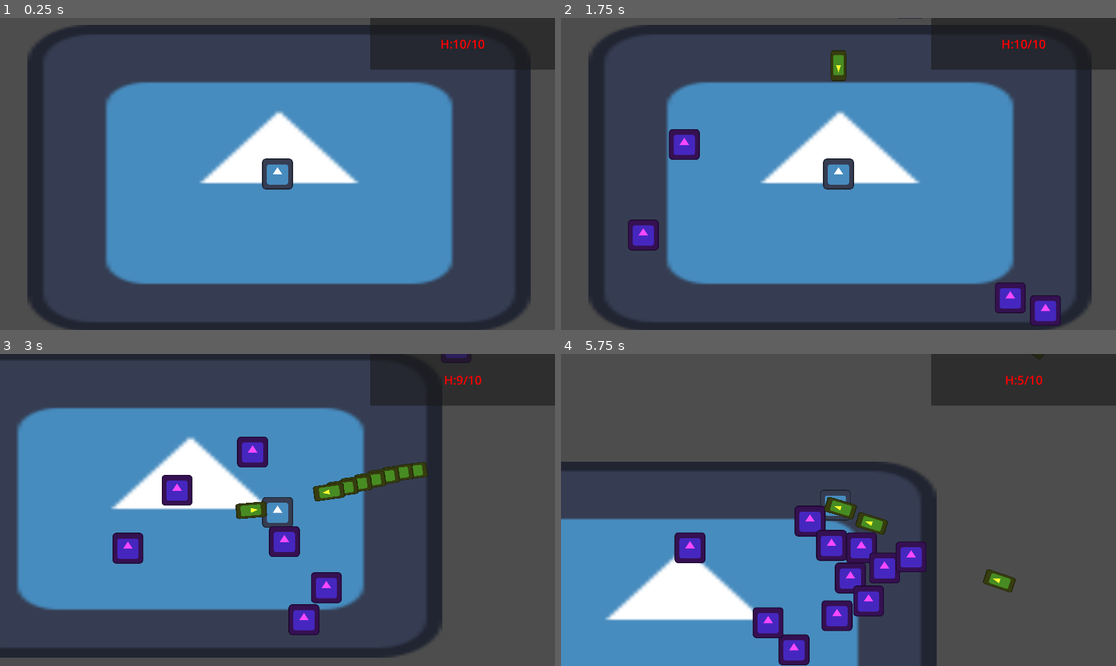
Above: before the commit, frames 1-4 (two rows, left to right).
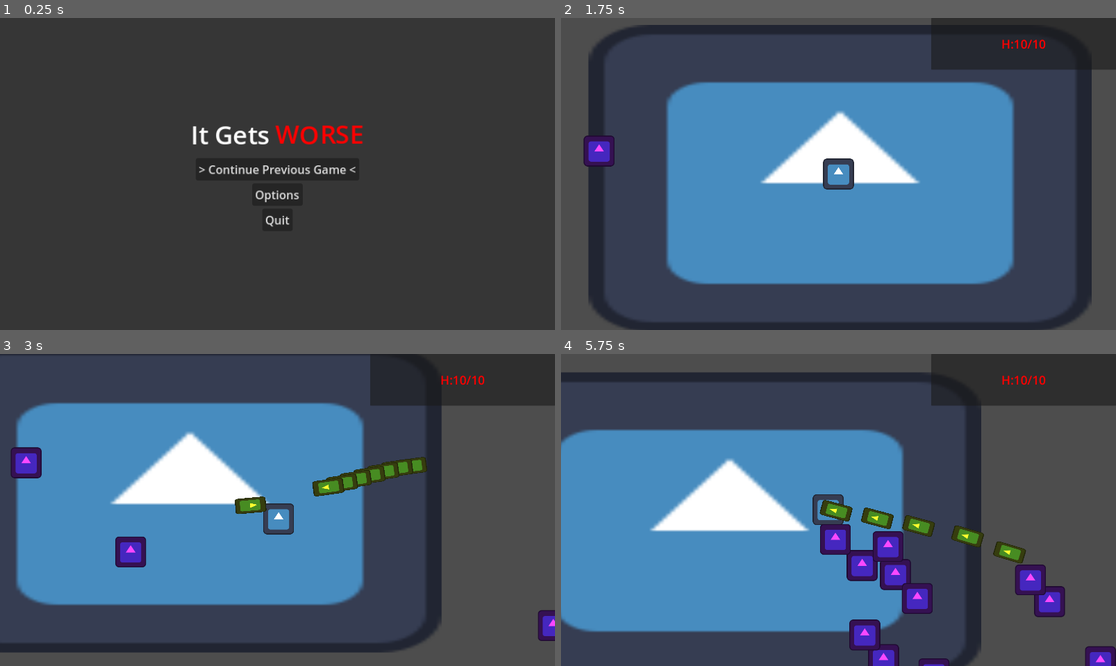
Above: after the commit, the same moments.

Repository: PixelSaver/it-gets-worse
Game: Godot game, scene res://UI/main_menu.tscn
Two runs of this game, one before a commit and one after it. Both use one fixed random seed, a clock stepped at 60 frames per second and the inputs below. Before the commit the project starts from res://Scenes/main.tscn. The engine's default icon, where the game draws it, is replaced by a stand-in: a white triangle on a blue panel in a dark square.
Inputs (mouse positions are in pixels of both pictures, inside the frame that each line leads up to):
- Up to frame 1 (0.25 s): no input
- Up to frame 2 (1.75 s): click (838, 195) at 0.5 s, where only the run after the commit has a clickable "Options"; click (838, 167) at 1.25 s, where only the run after the commit has a clickable "> Continue Previous Game <"
- Up to frame 3 (3 s): tap Enter at 2 s; move the mouse to (399, 494) at 2.02 s; press the mouse at (399, 494) at 2.03 s; hold D (right) 2.03-2.78 s; move the mouse to (166, 525) at 2.77 s; release the mouse at (166, 525) at 2.78 s; hold S (down) from 2.78 s (still down); click (166, 525) at 2.85 s
- Up to frame 4 (5.75 s): move the mouse to (894, 441) at 3.52 s; release S (down) at 3.53 s; press the mouse at (894, 441) at 3.53 s; hold D (right) 3.53-4.28 s; move the mouse to (810, 572) at 4.27 s; release the mouse at (810, 572) at 4.28 s; hold W (up) 4.28-5.03 s; click (810, 572) at 4.35 s; move the mouse to (1005, 556) at 5.02 s; press the mouse at (1005, 556) at 5.03 s; hold A (left) from 5.03 s (still down); tap Escape (escape) at 5.65 s

The runs differ from the first frame. In frame 1, 75% of the frame differs, in the area x 8-96%, y 2-98%; in frame 2, 3.0%; in frame 3, 12%; in frame 4, 44%.
Error after the commit: Invalid assignment of property or key 'text' with value of type 'String' on a base object of type 'null instance'. (res://Scripts/ui.gd:14)

Commit message:
main menu added

Diff:
--- a/Scripts/global.gd
+++ b/Scripts/global.gd
@@ -8,3 +8,6 @@
 
 # Bullets
 var bullet_cont : BulletContainer
+
+# UI
+var ui : UI
--- a/Scripts/ui.gd
+++ b/Scripts/ui.gd
@@ -1,7 +1,14 @@
 extends CanvasLayer
 class_name UI
 
-@onready var hud_text = $Control/HUD/HBoxContainer/Panel/RichTextLabel
+@onready var hud = $Control/HUD
+@onready var hud_text = hud.get_node("$HBoxContainer/Panel/RichTextLabel")
+@onready var upgrade_panel = $Control/UpgradePanel
+var ui : UI
+
+func _ready():
+	await Global.ui
+	ui = Global.ui
 
 func _on_health_component_health_changed(new_health: float, max_health:float) -> void:
 	hud_text.text = ""
--- /dev/null
+++ b/UI/death_menu.gd
@@ -0,0 +1,48 @@
+class_name DeathMenu extends Control
+
+@export var fade_in_duration := 0.3
+@export var fade_out_duration := 0.2
+
+@onready var center_cont := $ColorRect/CenterContainer as CenterContainer
+@onready var restart_button := center_cont.get_node(^"VBoxContainer/RestartButton") as Button
+
+
+func _ready() -> void:
+	hide()
+	#start.grab_focus()
+
+
+
+func open() -> void:
+	Global.game_state = Global.Game.DIED
+	show()
+	restart_button.grab_focus()
+
+	Global.release_mouse()
+	get_tree().paused = true
+
+	modulate.a = 0.0
+	center_cont.anchor_bottom = 0.5
+	var tween := create_tween()
+	tween.tween_property(
+		self,
+		^"modulate:a",
+		1.0,
+		fade_in_duration
+	).set_trans(Tween.TRANS_LINEAR).set_ease(Tween.EASE_IN)
+	tween.parallel().tween_property(
+		center_cont,
+		^"anchor_bottom",
+		1.0,
+		fade_out_duration
+	).set_trans(Tween.TRANS_CUBIC).set_ease(Tween.EASE_OUT)
+
+func _on_restart_button_pressed() -> void:
+	Global.reset()
+	get_tree().change_scene_to_file("res://Scenes/world.tscn")
+	#close()
+
+
+func _on_quit_button_pressed() -> void:
+	if visible:
+		get_tree().quit()
--- /dev/null
+++ b/UI/main_menu.gd
@@ -0,0 +1,44 @@
+class_name MainMenu extends Control
+
+@export var fade_out_duration := 0.2
+
+@onready var center_cont := $ColorRect/CenterContainer as CenterContainer
+@onready var start := center_cont.get_node(^"VBoxContainer/StartButton") as Button
+@onready var main_scene : PackedScene = preload("res://Scenes/main.tscn")
+
+
+func _ready() -> void:
+	show()
+	get_tree()
+	#start.grab_focus()
+
+
+func close() -> void:
+	var tween := create_tween()
+	get_tree().paused = false
+	tween.tween_property(
+		self,
+		^"modulate:a",
+		0.0,
+		fade_out_duration
+	).set_trans(Tween.TRANS_LINEAR).set_ease(Tween.EASE_OUT)
+	tween.parallel().tween_property(
+		center_cont,
+		^"anchor_bottom",
+		0.5,
+		fade_out_duration
+	).set_trans(Tween.TRANS_CUBIC).set_ease(Tween.EASE_OUT)
+	tween.tween_callback(hide)
+
+
+func _on_start_button_pressed() -> void:
+	# TODO Add the begininning cutscene and stuff
+	get_tree().paused = false
+	close()
+
+	get_tree().change_scene_to_packed(main_scene)
+
+
+func _on_quit_button_pressed() -> void:
+	if visible:
+		get_tree().quit()
--- /dev/null
+++ b/UI/main_menu.tscn
@@ -0,0 +1,67 @@
+[gd_scene load_steps=2 format=3 uid="uid://bjikkp21uyvjf"]
+
+[ext_resource type="Script" uid="uid://bd0ijimbuo6gp" path="res://UI/main_menu.gd" id="2_48xlc"]
+
+[node name="MainMenu" type="Control"]
+process_mode = 3
+layout_mode = 3
+anchors_preset = 15
+anchor_right = 1.0
+anchor_bottom = 1.0
+grow_horizontal = 2
+grow_vertical = 2
+script = ExtResource("2_48xlc")
+
+[node name="ColorRect" type="ColorRect" parent="."]
+layout_mode = 1
+anchors_preset = 15
+anchor_right = 1.0
+anchor_bottom = 1.0
+grow_horizontal = 2
+grow_vertical = 2
+color = Color(0, 0, 0, 0.294118)
+
+[node name="CenterContainer" type="CenterContainer" parent="ColorRect"]
+layout_mode = 1
+anchors_preset = 15
+anchor_right = 1.0
+anchor_bottom = 1.0
+offset_right = -1536.0
+offset_bottom = -864.0
+grow_horizontal = 2
+grow_vertical = 2
+scale = Vector2(3, 3)
+
+[node name="VBoxContainer" type="VBoxContainer" parent="ColorRect/CenterContainer"]
+custom_minimum_size = Vector2(400, 0)
+layout_mode = 2
+alignment = 1
+
+[node name="RichTextLabel" type="RichTextLabel" parent="ColorRect/CenterContainer/VBoxContainer"]
+layout_mode = 2
+bbcode_enabled = true
+text = "[font_size=35]It Gets [color=red][shake]WORSE"
+fit_content = true
+scroll_active = false
+horizontal_alignment = 1
+
+[node name="MarginContainer" type="MarginContainer" parent="ColorRect/CenterContainer/VBoxContainer"]
+layout_mode = 2
+
+[node name="StartButton" type="Button" parent="ColorRect/CenterContainer/VBoxContainer"]
+layout_mode = 2
+size_flags_horizontal = 4
+text = "> Continue Previous Game <"
+
+[node name="OptionButton" type="Button" parent="ColorRect/CenterContainer/VBoxContainer"]
+layout_mode = 2
+size_flags_horizontal = 4
+text = "Options"
+
+[node name="QuitButton" type="Button" parent="ColorRect/CenterContainer/VBoxContainer"]
+layout_mode = 2
+size_flags_horizontal = 4
+text = "Quit"
+
+[connection signal="pressed" from="ColorRect/CenterContainer/VBoxContainer/StartButton" to="." method="_on_start_button_pressed"]
+[connection signal="pressed" from="ColorRect/CenterContainer/VBoxContainer/QuitButton" to="." method="_on_quit_button_pressed"]
--- /dev/null
+++ b/UI/pause_menu.gd
@@ -0,0 +1,68 @@
+class_name PauseMenu extends Control
+
+
+@export var fade_in_duration := 0.3
+@export var fade_out_duration := 0.2
+
+@onready var center_cont := $ColorRect/CenterContainer as CenterContainer
+@onready var resume_button := center_cont.get_node(^"VBoxContainer/ResumeButton") as Button
+
+
+func _ready() -> void:
+	hide()
+
+var prev_state
+func close() -> void:
+	Global.game_state = Global.Game.CAVE_RUNNING
+	Global.capture_mouse()
+
+	var tween := create_tween()
+	get_tree().paused = false
+	tween.tween_property(
+		self,
+		^"modulate:a",
+		0.0,
+		fade_out_duration
+	).set_trans(Tween.TRANS_LINEAR).set_ease(Tween.EASE_OUT)
+	tween.parallel().tween_property(
+		center_cont,
+		^"anchor_bottom",
+		0.5,
+		fade_out_duration
+	).set_trans(Tween.TRANS_CUBIC).set_ease(Tween.EASE_OUT)
+	tween.tween_callback(hide)
+
+
+func open() -> void:
+	prev_state = Global.game_state
+	Global.game_state = Global.Game.PAUSE_MENU
+	show()
+	resume_button.grab_focus()
+
+	Global.release_mouse()
+	get_tree().paused = true
+
+	modulate.a = 0.0
+	center_cont.anchor_bottom = 0.5
+	var tween := create_tween()
+	tween.tween_property(
+		self,
+		^"modulate:a",
+		1.0,
+		fade_in_duration
+	).set_trans(Tween.TRANS_LINEAR).set_ease(Tween.EASE_IN)
+	tween.parallel().tween_property(
+		center_cont,
+		^"anchor_bottom",
+		1.0,
+		fade_out_duration
+	).set_trans(Tween.TRANS_CUBIC).set_ease(Tween.EASE_OUT)
+
+
+func _on_resume_button_pressed() -> void:
+	Global.game_state = prev_state
+	close()
+
+func _on_quit_button_pressed() -> void:
+	if visible:
+		get_tree().quit()
--- /dev/null
+++ b/UI/pause_menu.tscn
@@ -0,0 +1,62 @@
+[gd_scene load_steps=2 format=3 uid="uid://dagq5n6bqn3fv"]
+
+[ext_resource type="Script" uid="uid://dj7wmdkl1jlho" path="res://UI/pause_menu.gd" id="2_bpdek"]
+
+[node name="PauseMenu" type="Control"]
+process_mode = 3
+layout_mode = 3
+anchors_preset = 15
+anchor_right = 1.0
+anchor_bottom = 1.0
+grow_horizontal = 2
+grow_vertical = 2
+script = ExtResource("2_bpdek")
+
+[node name="ColorRect" type="ColorRect" parent="."]
+layout_mode = 1
+anchors_preset = 15
+anchor_right = 1.0
+anchor_bottom = 1.0
+grow_horizontal = 2
+grow_vertical = 2
+color = Color(0, 0, 0, 0.294118)
+
+[node name="CenterContainer" type="CenterContainer" parent="ColorRect"]
+layout_mode = 1
+anchors_preset = 15
+anchor_right = 1.0
+anchor_bottom = 1.0
+offset_right = -1536.0
+offset_bottom = -864.0
+grow_horizontal = 2
+grow_vertical = 2
+scale = Vector2(3, 3)
+
+[node name="VBoxContainer" type="VBoxContainer" parent="ColorRect/CenterContainer"]
+custom_minimum_size = Vector2(300, 0)
+layout_mode = 2
+alignment = 1
+
+[node name="RichTextLabel" type="RichTextLabel" parent="ColorRect/CenterContainer/VBoxContainer"]
+layout_mode = 2
+bbcode_enabled = true
+text = "[font_size=40]Game Paused"
+fit_content = true
+scroll_active = false
+horizontal_alignment = 1
+
+[node name="MarginContainer" type="MarginContainer" parent="ColorRect/CenterContainer/VBoxContainer"]
+layout_mode = 2
+
+[node name="ResumeButton" type="Button" parent="ColorRect/CenterContainer/VBoxContainer"]
+layout_mode = 2
+size_flags_horizontal = 4
+text = "Resume"
+
+[node name="QuitButton" type="Button" parent="ColorRect/CenterContainer/VBoxContainer"]
+layout_mode = 2
+size_flags_horizontal = 4
+text = "Quit"
+
+[connection signal="pressed" from="ColorRect/CenterContainer/VBoxContainer/ResumeButton" to="." method="_on_resume_button_pressed"]
+[connection signal="pressed" from="ColorRect/CenterContainer/VBoxContainer/QuitButton" to="." method="_on_quit_button_pressed"]
--- a/project.godot
+++ b/project.godot
@@ -11,7 +11,7 @@
 [application]
 
 config/name="It Gets Worse"
-run/main_scene="res://Scenes/main.tscn"
+run/main_scene="uid://bjikkp21uyvjf"
 config/features=PackedStringArray("4.4", "Forward Plus")
 config/icon="res://Assets/icon.svg"
 
@@ -27,6 +27,12 @@
 [editor_plugins]
 
 enabled=PackedStringArray("res://addons/godot_super-wakatime/plugin.cfg")
+
+[file_customization]
+
+folder_colors={
+"res://UI/": "green"
+}
 
 [global_group]
 
Not shown, added: UI/death_menu.gd.uid
Not shown, added: UI/main_menu.gd.uid
Not shown, added: UI/pause_menu.gd.uid
